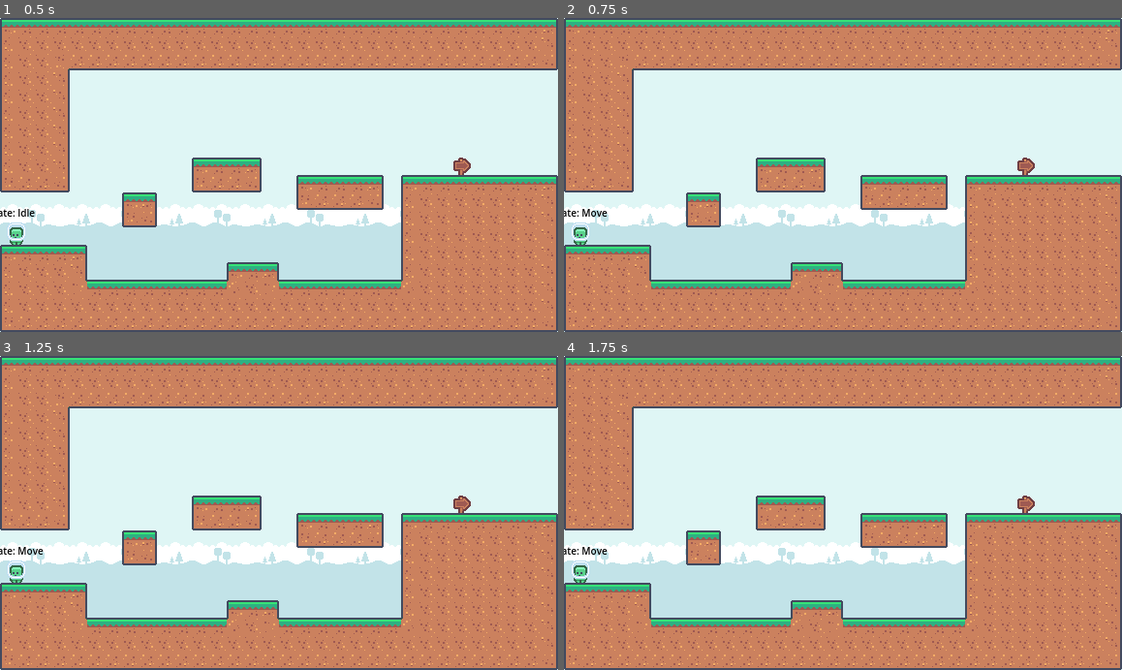
Above: before the commit, frames 1-4 (two rows, left to right).
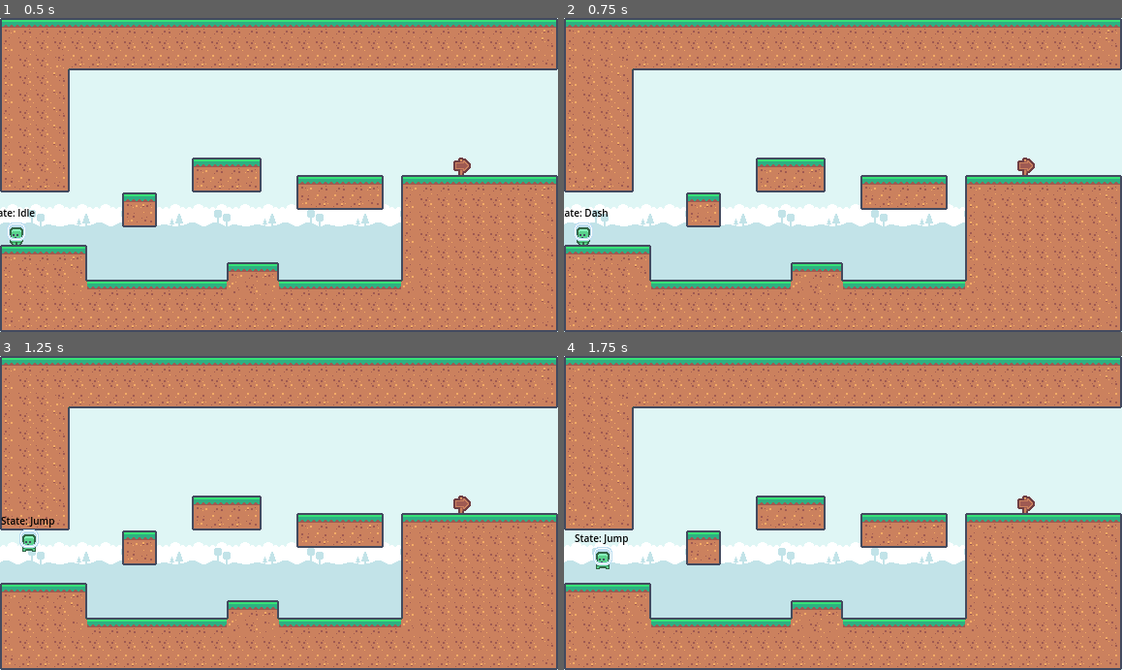
Above: after the commit, the same moments.

Repository: coruja182/zenva-godot-2024-tier-3
Game: Godot game, scene res://Scenes/level_1.tscn
Two runs of this game, one before a commit and one after it. Both use one fixed random seed, a clock stepped at 60 frames per second and the inputs below.
Inputs:
- Up to frame 1 (0.5 s): no input
- Up to frame 2 (0.75 s): tap Enter at 0.5 s; hold D (move_right) from 0.53 s (still down); tap Shift (dash) at 0.6 s
- Up to frame 3 (1.25 s): keep holding D (move_right); tap Space (jump) at 0.77, 0.8, 1.07 s
- Up to frame 4 (1.75 s): keep holding D (move_right); tap Space (jump) at 1.35, 1.52 s; tap Shift (dash) at 1.55 s

Frame 1 is identical in both runs. In frame 2, 0.2% of the frame differs, in the area x 0-8%, y 60-73%; in frame 3, 0.6%, in the area x 0-10%, y 51-73%; in frame 4, 0.5%.

Commit message:
feat(2d platformer): implement player movement and jump mechanics

Diff:
--- a/2d-platformer-tutorial/Scenes/player/player.tscn
+++ b/2d-platformer-tutorial/Scenes/player/player.tscn
@@ -1,7 +1,8 @@
-[gd_scene load_steps=10 format=3 uid="uid://cuahnfnhgafnk"]
+[gd_scene load_steps=11 format=3 uid="uid://cuahnfnhgafnk"]
 
 [ext_resource type="Texture2D" uid="uid://d3les0mlqncrc" path="res://Assets/kenney_pixel-platformer/Tiles/Characters/tile_0000.png" id="1_8p05u"]
 [ext_resource type="Script" uid="uid://5x8mqxehsr76" path="res://Scripts/player/player.gd" id="1_eo61r"]
+[ext_resource type="Texture2D" uid="uid://ttg35d2pmifj" path="res://Assets/kenney_pixel-platformer/Tiles/Characters/tile_0001.png" id="3_6k3cy"]
 [ext_resource type="Script" uid="uid://bs1ao5ddto6se" path="res://Scripts/player/states/dash_state.gd" id="3_e41v5"]
 [ext_resource type="Script" uid="uid://ckkfw5to31vxa" path="res://Scripts/player/states/idle_state.gd" id="3_mxepk"]
 [ext_resource type="Script" uid="uid://chqaeblv4pskw" path="res://Scripts/player/states/fall_state.gd" id="5_6upyo"]
@@ -17,6 +18,17 @@
 "loop": true,
 "name": &"Idle",
 "speed": 5.0
+}, {
+"frames": [{
+"duration": 1.0,
+"texture": ExtResource("1_8p05u")
+}, {
+"duration": 1.0,
+"texture": ExtResource("3_6k3cy")
+}],
+"loop": true,
+"name": &"Move",
+"speed": 5.0
 }]
 
 [sub_resource type="CapsuleShape2D" id="CapsuleShape2D_8p05u"]
@@ -29,6 +41,7 @@
 [node name="AnimatedSprite2D" type="AnimatedSprite2D" parent="."]
 sprite_frames = SubResource("SpriteFrames_kf5c0")
 animation = &"Idle"
+frame_progress = 0.363215
 
 [node name="CollisionShape2D" type="CollisionShape2D" parent="."]
 position = Vector2(0, 3)
--- a/2d-platformer-tutorial/Scripts/player/player.gd
+++ b/2d-platformer-tutorial/Scripts/player/player.gd
@@ -56,3 +56,18 @@
 	jump_count = 0
 	can_dash = true
 	animation.play("Idle")
+
+
+func jump(delta: float) -> void:
+	jump_count += 1
+	velocity.y = -jump_height * delta
+
+
+func move_left(delta: float) -> void:
+	var target_velocity: float = min(velocity.x + acceleration * delta, max_speed * delta)
+	velocity.x = lerp(velocity.x, target_velocity, WEIGHT)
+
+
+func move_right(delta: float) -> void:
+	var target_velocity: float = min(velocity.x - acceleration * delta, -max_speed * delta)
+	velocity.x = lerp(velocity.x, target_velocity, WEIGHT)
--- a/2d-platformer-tutorial/Scripts/player/states/dash_state.gd
+++ b/2d-platformer-tutorial/Scripts/player/states/dash_state.gd
@@ -1,16 +1,2 @@
 extends State
 class_name DashState
-
-
-# Called when the node enters the scene tree for the first time.
-func _ready() -> void:
-	pass # Replace with function body.
-
-
-# Called every frame. 'delta' is the elapsed time since the previous frame.
-func _process(delta: float) -> void:
-	pass
-
-
-func reset_node() -> void:
-	pass
--- a/2d-platformer-tutorial/Scripts/player/states/idle_state.gd
+++ b/2d-platformer-tutorial/Scripts/player/states/idle_state.gd
@@ -1,8 +1,5 @@
 extends State
 class_name IdleState
-
-
-@onready var player: PlayerController = get_parent().get_parent()
 
 
 func reset_node() -> void:
@@ -19,7 +16,8 @@
 		if Input.is_action_just_pressed("jump") and (player.jump_count < player.max_jumps):
 			player.jump_count += 1
 			player.velocity.y = -player.jump_height * delta
+			player.change_state("Jump")
 
 		if Input.is_action_just_pressed("dash") and player.can_dash and player.is_on_floor():
-			player.change_state("dash")
+			player.change_state("Dash")
 		player.velocity.x = lerp(player.velocity.x, 0.0, player.FRICTION)
--- a/2d-platformer-tutorial/Scripts/player/states/jump_state.gd
+++ b/2d-platformer-tutorial/Scripts/player/states/jump_state.gd
@@ -1,5 +1,2 @@
 extends State
 class_name JumpState
-
-
-@onready var player : PlayerController = get_parent().get_parent()
--- a/2d-platformer-tutorial/Scripts/player/states/move_state.gd
+++ b/2d-platformer-tutorial/Scripts/player/states/move_state.gd
@@ -2,15 +2,22 @@
 class_name MoveState
 
 
-# Called when the node enters the scene tree for the first time.
-func _ready() -> void:
-	pass # Replace with function body.
+func reset_node() -> void:
+	player.animation.play("Move")
 
 
-# Called every frame. 'delta' is the elapsed time since the previous frame.
-func _process(delta: float) -> void:
-	pass
+func _physics_process(delta: float) -> void:
+	if Input.is_action_pressed("move_right"):
+		player.move_left(delta)
+	elif Input.is_action_pressed("move_left"):
+		player.move_right(delta)
+	else:
+		player.change_state("Idle")
 
+	if Input.is_action_just_pressed("jump") and (player.jump_count < player.max_jumps):
+		player.jump(delta)
+		player.change_state("Jump")
 
-func reset_node() -> void:
-	pass
+	if Input.is_action_just_pressed("dash") and player.can_dash and player.is_on_floor():
+		player.change_state("Dash")
+	player.velocity.x = lerp(player.velocity.x, 0.0, player.FRICTION)
--- a/2d-platformer-tutorial/Scripts/player/states/state.gd
+++ b/2d-platformer-tutorial/Scripts/player/states/state.gd
@@ -1,5 +1,8 @@
 extends Node
 class_name State
+
+
+@onready var player: PlayerController = get_parent().get_parent()
 
 
 # Called when the node enters the scene tree for the first time.
@@ -8,7 +11,7 @@
 
 
 # Called every frame. 'delta' is the elapsed time since the previous frame.
-func _process(delta: float) -> void:
+func _process(_delta: float) -> void:
 	pass
 
 
